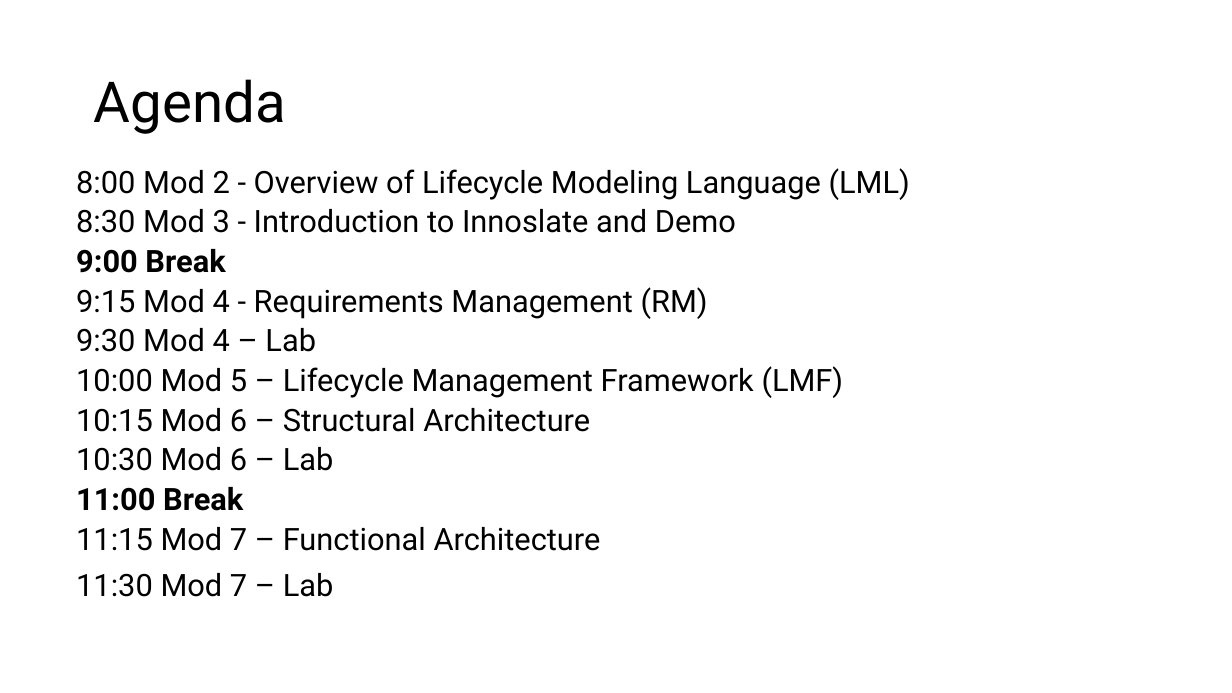
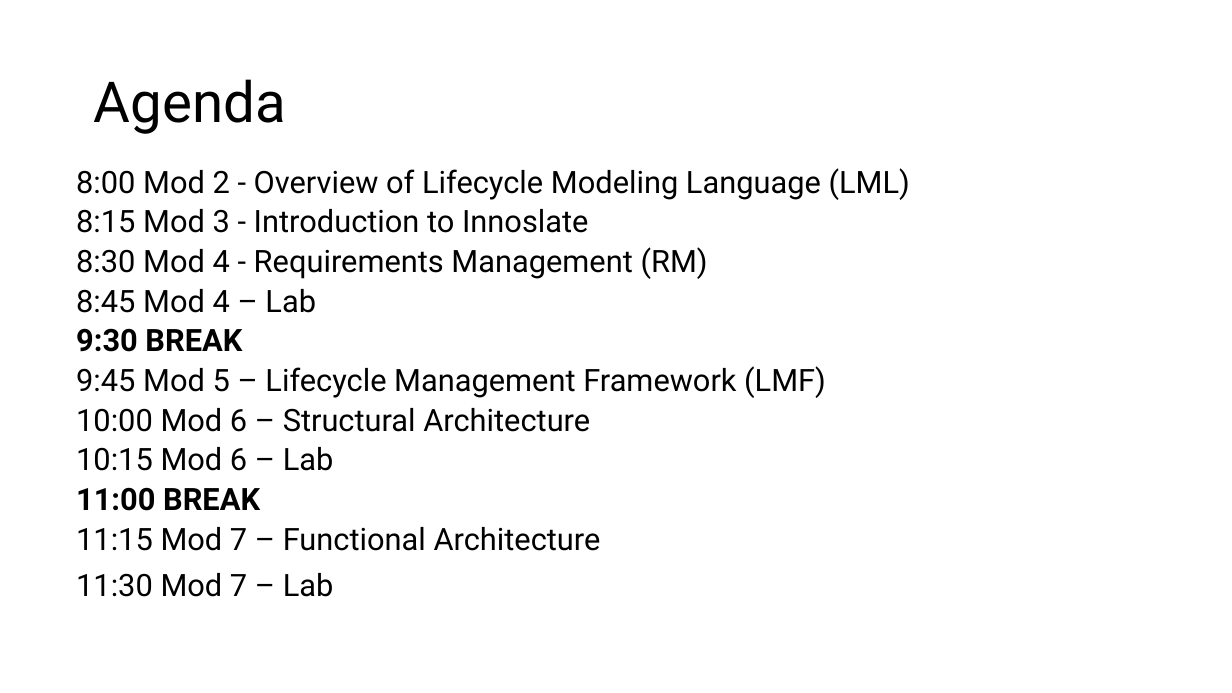
Before and after one commit to srudder16/Lifecycle_Modeling, a slide deck: slide 2 of 2025_WSRC/2026 WSRC Tutorial.pptx. Drawn at 1232x693 pixels with LibreOffice and Linux fonts; fonts in the diff are those of the drawing. Boxes give left, top, right and bottom in pixels: in the first picture for what was removed or moved away, otherwise in the second. Text is boxed around its words. In the diff, an @@ line names an element or a change of style, - is before the commit and + after.

```diff
--- a/2025_WSRC/2026 WSRC Tutorial.pptx
+++ b/2025_WSRC/2026 WSRC Tutorial.pptx
@@ text at (76,209,826,511): text changed @@
-  8:30 Mod 3 - Introduction to Innoslate and Demo
-  9:00 Break
-  9:15 Mod 4 - Requirements Management (RM)
-  9:30 Mod 4 – Lab
-  10:00 Mod 5 – Lifecycle Management Framework (LMF)
-  10:15 Mod 6 – Structural Architecture
-  10:30 Mod 6 – Lab
-  11:00 Break
+  8:15 Mod 3 - Introduction to Innoslate
+  8:30 Mod 4 - Requirements Management (RM)
+  8:45 Mod 4 – Lab
+  9:30 BREAK
+  9:45 Mod 5 – Lifecycle Management Framework (LMF)
+  10:00 Mod 6 – Structural Architecture
+  10:15 Mod 6 – Lab
+  11:00 BREAK
```
Also in this commit, not shown: 3 other slides changed, 6 slides added, 4 slides removed, 1 other file.
